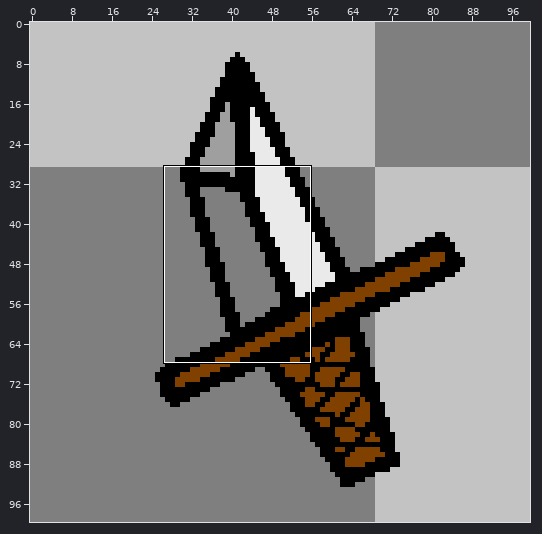
Sprite sheet -- images/kal.png. Above: a wide view before the commit, with the close-up outlined.
Close-up. Before the edit:
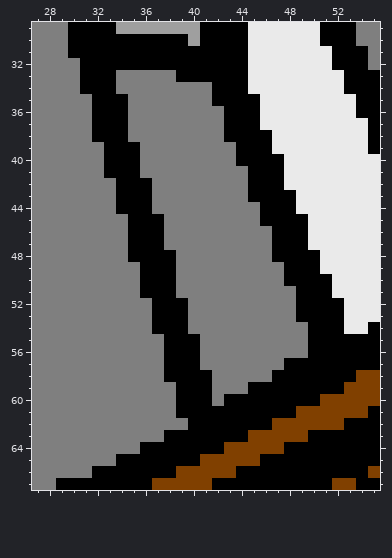
The file is 100x100 pixels. Colours within 5 levels of each other are drawn and written as one. Shown: x 27..55, y 29..67.
Now the later version:
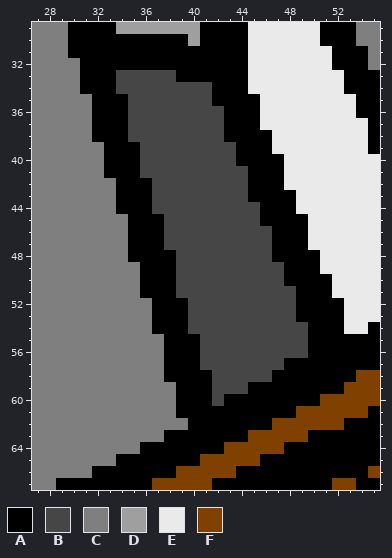
Palette (. is transparent): A #000000  B #464646  C #7f7f7f  D #9f9f9f  E #eaeaea  F #804000
The edit:
{"y":33,"x":34,"old":"CCCCC","new":"BBBBB"}
{"y":34,"x":34,"old":"CCCCCCCC","new":"BBBBBBBB"}
{"y":35,"x":35,"old":"CCCCCCC","new":"BBBBBBB"}
{"y":36,"x":35,"old":"CCCCCCCC","new":"BBBBBBBB"}
{"y":37,"x":35,"old":"CCCCCCCC","new":"BBBBBBBB"}
{"y":38,"x":35,"old":"CCCCCCCC","new":"BBBBBBBB"}
{"y":39,"x":36,"old":"CCCCCCCC","new":"BBBBBBBB"}
{"y":40,"x":36,"old":"CCCCCCCC","new":"BBBBBBBB"}
{"y":41,"x":36,"old":"CCCCCCCCC","new":"BBBBBBBBB"}
{"y":42,"x":37,"old":"CCCCCCCC","new":"BBBBBBBB"}
{"y":43,"x":37,"old":"CCCCCCCC","new":"BBBBBBBB"}
{"y":44,"x":37,"old":"CCCCCCCCC","new":"BBBBBBBBB"}
{"y":45,"x":38,"old":"CCCCCCCC","new":"BBBBBBBB"}
{"y":46,"x":38,"old":"CCCCCCCCC","new":"BBBBBBBBB"}
{"y":47,"x":38,"old":"CCCCCCCCC","new":"BBBBBBBBB"}
{"y":48,"x":39,"old":"CCCCCCCC","new":"BBBBBBBB"}
{"y":49,"x":39,"old":"CCCCCCCCC","new":"BBBBBBBBB"}
{"y":50,"x":39,"old":"CCCCCCCCC","new":"BBBBBBBBB"}
{"y":51,"x":39,"old":"CCCCCCCCCC","new":"BBBBBBBBBB"}
{"y":52,"x":40,"old":"CCCCCCCCC","new":"BBBBBBBBB"}
{"y":53,"x":40,"old":"CCCCCCCCC","new":"BBBBBBBBB"}
{"y":54,"x":40,"old":"CCCCCCCCCC","new":"BBBBBBBBBB"}
{"y":55,"x":41,"old":"CCCCCCCCC","new":"BBBBBBBBB"}
{"y":56,"x":41,"old":"CCCCCCCCC","new":"BBBBBBBBB"}
{"y":57,"x":41,"old":"CCCCCCC","new":"BBBBBBB"}
{"y":58,"x":42,"old":"CCCCC","new":"BBBBB"}
{"y":59,"x":42,"old":"CCC","new":"BBB"}
{"y":60,"x":42,"old":"C","new":"B"}
{"label":"changed","picture_box":[116,70,308,406]}
